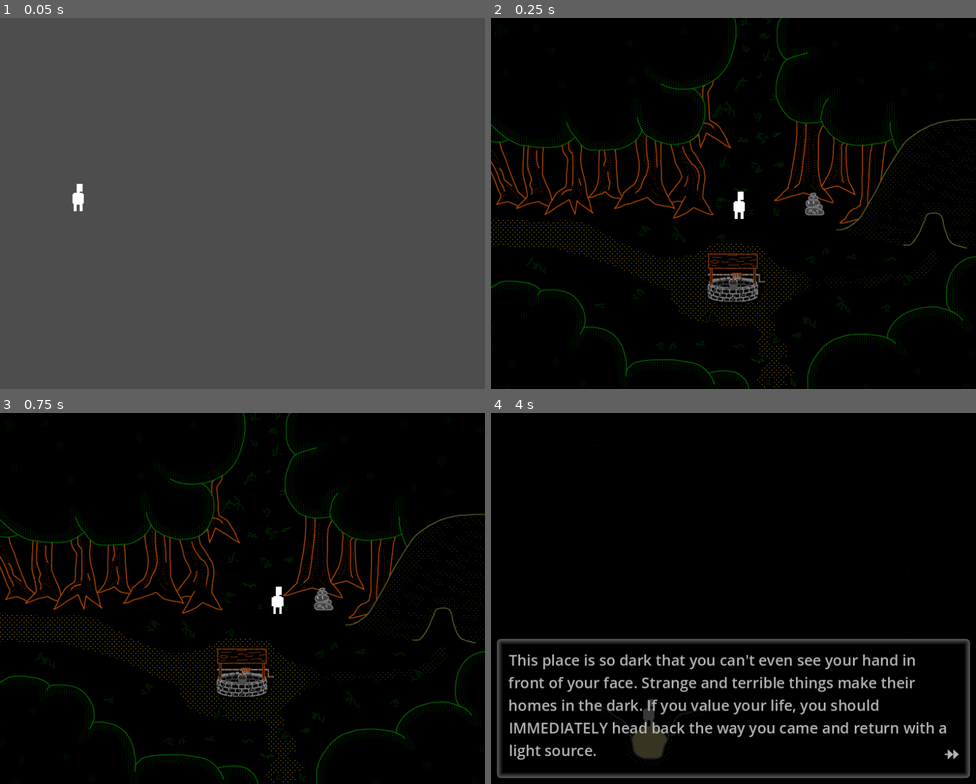
Above: before the commit, frames 1-4 (two rows, left to right).
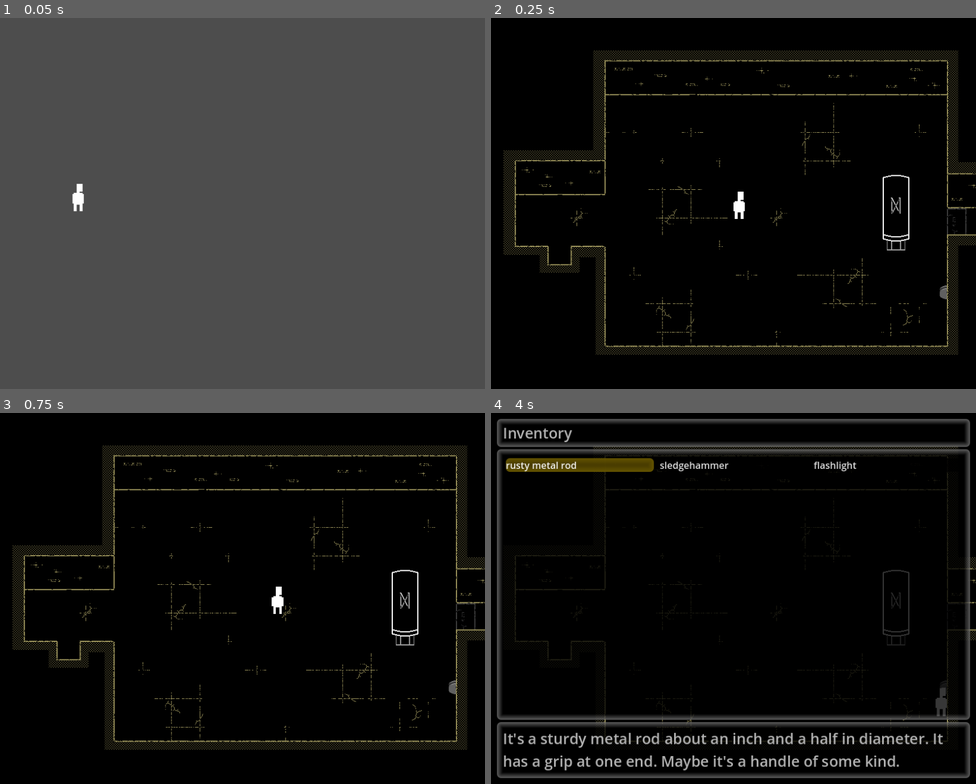
Above: after the commit, the same moments.

Repository: jschnurer/isle-of-lost-souls-godot
Game: Godot game, scene res://src/scenes/splash/splash_screens.tscn
Two runs of this game, one before a commit and one after it. Both use one fixed random seed, a clock stepped at 60 frames per second and the inputs below.
Inputs:
- Up to frame 1 (0.05 s): no input
- Up to frame 2 (0.25 s): no input
- Up to frame 3 (0.75 s): tap Enter (ui_accept) at 0.5 s; hold Right (ui_right) from 0.53 s (still down)
- Up to frame 4 (4 s): tap Enter (ui_accept) at 0.77, 1.52, 3.02, 3.77 s; release Right (ui_right) at 1.28 s; hold Down (ui_down) 1.28-2.03 s; hold Right (ui_right) 2.03-2.78 s; hold Up (ui_up) 2.78-3.53 s; hold Left (ui_left) from 3.53 s (still down)

Frame 1 is identical in both runs. In frame 2, 12% of the frame differs, in the area x 0-100%, y 0-100%; in frame 3, 12%; in frame 4, 18%, in the area x 1-100%, y 1-97%.

Commit message:
added ruins and swamp music

Diff:
--- a/src/debug.gd
+++ b/src/debug.gd
@@ -10,6 +10,8 @@
 
 	Inventory.add_item(Enums.ItemSlugs.RUINS_ROD)
 	Inventory.add_item(Enums.ItemSlugs.SLEDGE)
+	Inventory.add_item(Enums.ItemSlugs.FLASHLIGHT)
+	GameVars.set_var(Enums.Vars.RUIN_HALL_DOOR_OPEN, true)
 
 	await Utility.wait(.1)
 
@@ -19,7 +21,7 @@
 	SignalBus.toggle_player.emit(args)
 
 	var tele_args = TeleportArgs.new()
-	tele_args.to_scene = Enums.Scenes.FOREST_OLD_WELL
+	tele_args.to_scene = Enums.Scenes.RUINS_HALL
 	tele_args.to_location = Vector2(417, 338)
 	SignalBus.transfer_player_to_scene.emit(tele_args)
 
--- a/src/scenes/ruins/grand_temple_north/grand_temple_north.tscn
+++ b/src/scenes/ruins/grand_temple_north/grand_temple_north.tscn
@@ -1,8 +1,9 @@
-[gd_scene load_steps=24 format=3 uid="uid://cvnypdhvfnomi"]
+[gd_scene load_steps=25 format=3 uid="uid://cvnypdhvfnomi"]
 
 [ext_resource type="PackedScene" uid="uid://bvkkaqn8jtrg4" path="res://src/scenes/SceneBG.tscn" id="1_pu6mp"]
 [ext_resource type="Texture2D" uid="uid://dtevgep1doogc" path="res://art/backgrounds/ruins/Grand Temple North.png" id="2_32l1b"]
 [ext_resource type="Texture2D" uid="uid://cnouxfrlj41hl" path="res://art/backgrounds/ruins/Grand Temple North Collision.png" id="3_r3ym8"]
+[ext_resource type="AudioStream" uid="uid://bilox2ipgetn5" path="res://audio/bgm/ruins-loop.ogg" id="4_npwwr"]
 [ext_resource type="PackedScene" uid="uid://3htidhrfkm8j" path="res://src/events/teleporter/Teleporter.tscn" id="4_y0m6c"]
 [ext_resource type="Texture2D" uid="uid://dq3eq4yawxdlx" path="res://art/actors/altar.png" id="5_3uyb8"]
 [ext_resource type="Script" path="res://src/scenes/ruins/grand_temple_north/interactables/stairs.gd" id="5_5478i"]
@@ -46,6 +47,8 @@
 bg_images = Array[Texture2D]([ExtResource("2_32l1b")])
 collision_image = ExtResource("3_r3ym8")
 hide_collider = true
+bgm_stream = ExtResource("4_npwwr")
+bgm_volume = -5.0
 metadata/_edit_lock_ = true
 
 [node name="ToGrandTempleSouth" parent="." instance=ExtResource("4_y0m6c")]
--- a/src/scenes/ruins/grand_temple_south/grand_temple_south.tscn
+++ b/src/scenes/ruins/grand_temple_south/grand_temple_south.tscn
@@ -1,8 +1,9 @@
-[gd_scene load_steps=8 format=3 uid="uid://dt78de4j06a4m"]
+[gd_scene load_steps=9 format=3 uid="uid://dt78de4j06a4m"]
 
 [ext_resource type="PackedScene" uid="uid://bvkkaqn8jtrg4" path="res://src/scenes/SceneBG.tscn" id="1_tsnuy"]
 [ext_resource type="Texture2D" uid="uid://berfwpp6trpqy" path="res://art/backgrounds/ruins/Grand Temple South.png" id="2_wqucr"]
 [ext_resource type="Texture2D" uid="uid://5bc07u311j81" path="res://art/backgrounds/ruins/Grand Temple South Collision.png" id="3_cll0j"]
+[ext_resource type="AudioStream" uid="uid://bilox2ipgetn5" path="res://audio/bgm/ruins-loop.ogg" id="4_k5uui"]
 [ext_resource type="PackedScene" uid="uid://3htidhrfkm8j" path="res://src/events/teleporter/Teleporter.tscn" id="4_rgcfg"]
 [ext_resource type="PackedScene" uid="uid://d2m1pp5vbivfi" path="res://src/scenes/ruins/square_north/interactables/banner.tscn" id="5_27gb4"]
 
@@ -20,6 +21,8 @@
 bg_images = Array[Texture2D]([ExtResource("2_wqucr")])
 collision_image = ExtResource("3_cll0j")
 hide_collider = true
+bgm_stream = ExtResource("4_k5uui")
+bgm_volume = -5.0
 metadata/_edit_lock_ = true
 
 [node name="ToSquareNorth" parent="." instance=ExtResource("4_rgcfg")]
--- a/src/scenes/ruins/hatch_interior/hatch_interior.tscn
+++ b/src/scenes/ruins/hatch_interior/hatch_interior.tscn
@@ -1,8 +1,9 @@
-[gd_scene load_steps=15 format=3 uid="uid://dykio4jrk740p"]
+[gd_scene load_steps=16 format=3 uid="uid://dykio4jrk740p"]
 
 [ext_resource type="PackedScene" uid="uid://bvkkaqn8jtrg4" path="res://src/scenes/SceneBG.tscn" id="1_hcgg7"]
 [ext_resource type="Texture2D" uid="uid://crgghkyhhin6d" path="res://art/backgrounds/ruins/Hatch Interior.png" id="2_w8o0y"]
 [ext_resource type="Texture2D" uid="uid://bdunc5mpu20pc" path="res://art/backgrounds/ruins/Hatch Interior Collision.png" id="3_kd76h"]
+[ext_resource type="AudioStream" uid="uid://bilox2ipgetn5" path="res://audio/bgm/ruins-loop.ogg" id="4_b367l"]
 [ext_resource type="PackedScene" uid="uid://d08ryhtjgu1tq" path="res://src/scenes/shared/dark_scene/DarkScene.tscn" id="4_rg18a"]
 [ext_resource type="Texture2D" uid="uid://bw6ijx0g8r73j" path="res://art/backgrounds/ruins/Hatch Interior Dark.png" id="5_xtsqa"]
 [ext_resource type="Script" path="res://src/scenes/ruins/hatch_interior/interactables/ladder.gd" id="6_ugwul"]
@@ -31,6 +32,8 @@
 bg_images = Array[Texture2D]([ExtResource("2_w8o0y")])
 collision_image = ExtResource("3_kd76h")
 hide_collider = true
+bgm_stream = ExtResource("4_b367l")
+bgm_volume = -10.0
 metadata/_edit_lock_ = true
 
 [node name="DarkScene" parent="." node_paths=PackedStringArray("scene_bg") instance=ExtResource("4_rg18a")]
--- a/src/scenes/ruins/home/Home.tscn
+++ b/src/scenes/ruins/home/Home.tscn
@@ -1,9 +1,10 @@
-[gd_scene load_steps=13 format=3 uid="uid://bcj1uajldiqxg"]
+[gd_scene load_steps=14 format=3 uid="uid://bcj1uajldiqxg"]
 
 [ext_resource type="PackedScene" uid="uid://bvkkaqn8jtrg4" path="res://src/scenes/SceneBG.tscn" id="1_b0hpe"]
 [ext_resource type="Texture2D" uid="uid://do4fpk6otvomk" path="res://art/backgrounds/ruins/Ruined Home.png" id="2_djfc7"]
 [ext_resource type="Texture2D" uid="uid://dacmql6l3qfcs" path="res://art/backgrounds/ruins/Ruined Home Collision.png" id="3_krbiq"]
 [ext_resource type="Script" path="res://src/scenes/ruins/home/interactables/rubble.gd" id="4_3dog2"]
+[ext_resource type="AudioStream" uid="uid://bilox2ipgetn5" path="res://audio/bgm/ruins-loop.ogg" id="4_b5jee"]
 [ext_resource type="Script" path="res://src/scenes/ruins/home/interactables/chest.gd" id="4_d7q5q"]
 [ext_resource type="Texture2D" uid="uid://n44i7xcakxec" path="res://art/actors/chest_closed.png" id="4_tcf3d"]
 [ext_resource type="Texture2D" uid="uid://dc6p5xfyd0sgy" path="res://art/actors/chest_open.png" id="6_0131s"]
@@ -27,6 +28,8 @@
 bg_images = Array[Texture2D]([ExtResource("2_djfc7")])
 collision_image = ExtResource("3_krbiq")
 hide_collider = true
+bgm_stream = ExtResource("4_b5jee")
+bgm_volume = -5.0
 metadata/_edit_lock_ = true
 
 [node name="Rubble" type="Node2D" parent="."]
--- a/src/scenes/ruins/lab/ruined_lab.tscn
+++ b/src/scenes/ruins/lab/ruined_lab.tscn
@@ -1,9 +1,10 @@
-[gd_scene load_steps=23 format=3 uid="uid://c46mmju3yxp4m"]
+[gd_scene load_steps=24 format=3 uid="uid://c46mmju3yxp4m"]
 
 [ext_resource type="PackedScene" uid="uid://bvkkaqn8jtrg4" path="res://src/scenes/SceneBG.tscn" id="1_em0kh"]
 [ext_resource type="Texture2D" uid="uid://cme07a6i3tud2" path="res://art/backgrounds/ruins/Ruined Lab.png" id="2_kuwq4"]
 [ext_resource type="Texture2D" uid="uid://w0uu8ji4k3f" path="res://art/backgrounds/ruins/Ruined Lab Collision.png" id="3_64w1r"]
 [ext_resource type="PackedScene" uid="uid://3htidhrfkm8j" path="res://src/events/teleporter/Teleporter.tscn" id="4_kt7ck"]
+[ext_resource type="AudioStream" uid="uid://bilox2ipgetn5" path="res://audio/bgm/ruins-loop.ogg" id="4_sv5w0"]
 [ext_resource type="Texture2D" uid="uid://cdym8x0mlj0tf" path="res://art/actors/rug.png" id="5_0naj7"]
 [ext_resource type="Script" path="res://src/scenes/ruins/lab/interactables/rug.gd" id="5_b0r51"]
 [ext_resource type="Texture2D" uid="uid://8k4tmojed5c0" path="res://art/actors/rug_rolled.png" id="6_q5fwa"]
@@ -46,14 +47,19 @@
 
 [node name="SceneBG" parent="." instance=ExtResource("1_em0kh")]
 texture = ExtResource("2_kuwq4")
-scene = 13
 bg_images = Array[Texture2D]([ExtResource("2_kuwq4")])
 collision_image = ExtResource("3_64w1r")
 hide_collider = true
+bgm_stream = ExtResource("4_sv5w0")
+bgm_volume = -5.0
 metadata/_edit_lock_ = true
 
 [node name="CollisionFromImage" parent="SceneBG" index="0"]
 visible = false
+
+[node name="BgmPlayer" parent="SceneBG" index="1"]
+stream = ExtResource("4_sv5w0")
+volume_db = -5.0
 
 [node name="CollisionFromFrame" parent="SceneBG" index="2"]
 visible = false
--- a/src/scenes/ruins/ruined_hall/ruined_hall.tscn
+++ b/src/scenes/ruins/ruined_hall/ruined_hall.tscn
@@ -1,9 +1,10 @@
-[gd_scene load_steps=21 format=3 uid="uid://cvjrpv3yqfru1"]
+[gd_scene load_steps=22 format=3 uid="uid://cvjrpv3yqfru1"]
 
 [ext_resource type="PackedScene" uid="uid://bvkkaqn8jtrg4" path="res://src/scenes/SceneBG.tscn" id="1_aneab"]
 [ext_resource type="Texture2D" uid="uid://cxst11l4q2lk7" path="res://art/backgrounds/ruins/Ruined Hall.png" id="2_ry10p"]
 [ext_resource type="Texture2D" uid="uid://4y864h47rh3g" path="res://art/backgrounds/ruins/Ruined Hall Collision.png" id="3_l5c6g"]
 [ext_resource type="PackedScene" uid="uid://3htidhrfkm8j" path="res://src/events/teleporter/Teleporter.tscn" id="4_h4adm"]
+[ext_resource type="AudioStream" uid="uid://bilox2ipgetn5" path="res://audio/bgm/ruins-loop.ogg" id="4_lbkrj"]
 [ext_resource type="Script" path="res://src/scenes/ruins/ruined_hall/interactables/altar.gd" id="5_da778"]
 [ext_resource type="PackedScene" uid="uid://jq86y8xhq3cm" path="res://src/events/game_event/game_event.tscn" id="5_ugdka"]
 [ext_resource type="Script" path="res://src/scenes/ruins/ruined_hall/interactables/device.gd" id="7_d7cs0"]
@@ -42,6 +43,8 @@
 texture = ExtResource("2_ry10p")
 bg_images = Array[Texture2D]([ExtResource("2_ry10p")])
 collision_image = ExtResource("3_l5c6g")
+bgm_stream = ExtResource("4_lbkrj")
+bgm_volume = -5.0
 metadata/_edit_lock_ = true
 
 [node name="ToRuinsEntrance" parent="." instance=ExtResource("4_h4adm")]
--- a/src/scenes/ruins/square_north/square_north.tscn
+++ b/src/scenes/ruins/square_north/square_north.tscn
@@ -1,10 +1,11 @@
-[gd_scene load_steps=17 format=3 uid="uid://b6twtjgn4l77"]
+[gd_scene load_steps=18 format=3 uid="uid://b6twtjgn4l77"]
 
 [ext_resource type="PackedScene" uid="uid://bvkkaqn8jtrg4" path="res://src/scenes/SceneBG.tscn" id="1_5ubrn"]
 [ext_resource type="Texture2D" uid="uid://bpqd6it8kd0u5" path="res://art/backgrounds/ruins/Ruined Square North.png" id="2_6s45c"]
 [ext_resource type="Texture2D" uid="uid://dd314jv0cblh6" path="res://art/backgrounds/ruins/Ruined Square North Collision.png" id="3_0dheo"]
 [ext_resource type="Script" path="res://src/scenes/ruins/square_north/interactables/rubble.gd" id="4_3cg6j"]
 [ext_resource type="PackedScene" uid="uid://3htidhrfkm8j" path="res://src/events/teleporter/Teleporter.tscn" id="4_8ngoq"]
+[ext_resource type="AudioStream" uid="uid://bilox2ipgetn5" path="res://audio/bgm/ruins-loop.ogg" id="4_x2w1i"]
 [ext_resource type="PackedScene" uid="uid://jq86y8xhq3cm" path="res://src/events/game_event/game_event.tscn" id="5_u8mvh"]
 [ext_resource type="Script" path="res://src/scenes/ruins/square_north/interactables/temple.gd" id="6_7jpe4"]
 [ext_resource type="PackedScene" uid="uid://d2m1pp5vbivfi" path="res://src/scenes/ruins/square_north/interactables/banner.tscn" id="7_a7w8t"]
@@ -35,6 +36,7 @@
 bg_images = Array[Texture2D]([ExtResource("2_6s45c")])
 collision_image = ExtResource("3_0dheo")
 hide_collider = true
+bgm_stream = ExtResource("4_x2w1i")
 metadata/_edit_lock_ = true
 
 [node name="ToSquareSouth" parent="." instance=ExtResource("4_8ngoq")]
--- a/src/scenes/ruins/square_south/SquareSouth.tscn
+++ b/src/scenes/ruins/square_south/SquareSouth.tscn
@@ -1,10 +1,11 @@
-[gd_scene load_steps=17 format=3 uid="uid://cg6ouj17dub12"]
+[gd_scene load_steps=18 format=3 uid="uid://cg6ouj17dub12"]
 
 [ext_resource type="PackedScene" uid="uid://bvkkaqn8jtrg4" path="res://src/scenes/SceneBG.tscn" id="1_5r61t"]
 [ext_resource type="Texture2D" uid="uid://cauqdan3il45h" path="res://art/backgrounds/ruins/Ruined Square.png" id="2_150u5"]
 [ext_resource type="Texture2D" uid="uid://s61f1nl0cbch" path="res://art/backgrounds/ruins/Ruined Square Collision.png" id="3_2jk2n"]
 [ext_resource type="Script" path="res://src/scenes/ruins/square_south/interactables/rubble.gd" id="4_4mvjw"]
 [ext_resource type="PackedScene" uid="uid://3htidhrfkm8j" path="res://src/events/teleporter/Teleporter.tscn" id="4_5qa8m"]
+[ext_resource type="AudioStream" uid="uid://bilox2ipgetn5" path="res://audio/bgm/ruins-loop.ogg" id="4_qvpt0"]
 [ext_resource type="PackedScene" uid="uid://jq86y8xhq3cm" path="res://src/events/game_event/game_event.tscn" id="4_ywec3"]
 [ext_resource type="Texture2D" uid="uid://bx0lkhuknrkwa" path="res://art/actors/new_wall.png" id="7_gowhm"]
 [ext_resource type="Script" path="res://src/scenes/ruins/square_south/interactables/wall.gd" id="7_p4hu1"]
@@ -39,6 +40,7 @@
 bg_images = Array[Texture2D]([ExtResource("2_150u5")])
 collision_image = ExtResource("3_2jk2n")
 hide_collider = true
+bgm_stream = ExtResource("4_qvpt0")
 metadata/_edit_lock_ = true
 
 [node name="ToHall" parent="." instance=ExtResource("4_5qa8m")]
--- a/src/scenes/swamp/near_forest/near_forest.tscn
+++ b/src/scenes/swamp/near_forest/near_forest.tscn
@@ -1,8 +1,9 @@
-[gd_scene load_steps=14 format=3 uid="uid://dfbtbdn440via"]
+[gd_scene load_steps=15 format=3 uid="uid://dfbtbdn440via"]
 
 [ext_resource type="PackedScene" uid="uid://bvkkaqn8jtrg4" path="res://src/scenes/SceneBG.tscn" id="1_03msu"]
 [ext_resource type="Texture2D" uid="uid://dqog5r5lgsc47" path="res://art/backgrounds/swamp/Near Forest.png" id="2_rap11"]
 [ext_resource type="Texture2D" uid="uid://cie5odsuol1sq" path="res://art/backgrounds/swamp/Near Forest Collision.png" id="3_akfwn"]
+[ext_resource type="AudioStream" uid="uid://cfti2ptvnjkxv" path="res://audio/bgm/swamp-loop.ogg" id="4_5nqwj"]
 [ext_resource type="PackedScene" uid="uid://c0bedbsnj460f" path="res://src/scenes/objects/ground/swampy_ground.tscn" id="4_qkv7h"]
 [ext_resource type="Texture2D" uid="uid://bmp2o1e0egcf8" path="res://art/actors/swamp_grass_short2.png" id="5_hw8v2"]
 [ext_resource type="PackedScene" uid="uid://duyi2dghibnak" path="res://src/scenes/objects/tree/swamp_tree.tscn" id="6_bmxtu"]
@@ -26,6 +27,7 @@
 bg_images = Array[Texture2D]([ExtResource("2_rap11")])
 collision_image = ExtResource("3_akfwn")
 hide_collider = true
+bgm_stream = ExtResource("4_5nqwj")
 metadata/_edit_lock_ = true
 
 [node name="Vegetation" type="Node2D" parent="."]
--- a/src/singletons/audio_player/bgm_player.gd
+++ b/src/singletons/audio_player/bgm_player.gd
@@ -9,6 +9,7 @@
 func play_bgm(stream: AudioStream, volume: float):
 	# If this track is already playing, no need to restart it.
 	if (audio_player.playing and audio_player.stream.resource_path == stream.resource_path):
+		audio_player.volume_db = volume
 		return
 
 	audio_player.stop()
Not shown, changed: attributions.txt
Not shown, added: audio/bgm/ruins-loop.ogg.import
Not shown, added: audio/bgm/swamp-loop.ogg.import
Not shown, added: audio/bgm/ruins-loop.ogg
Not shown, added: audio/bgm/swamp-loop.ogg
